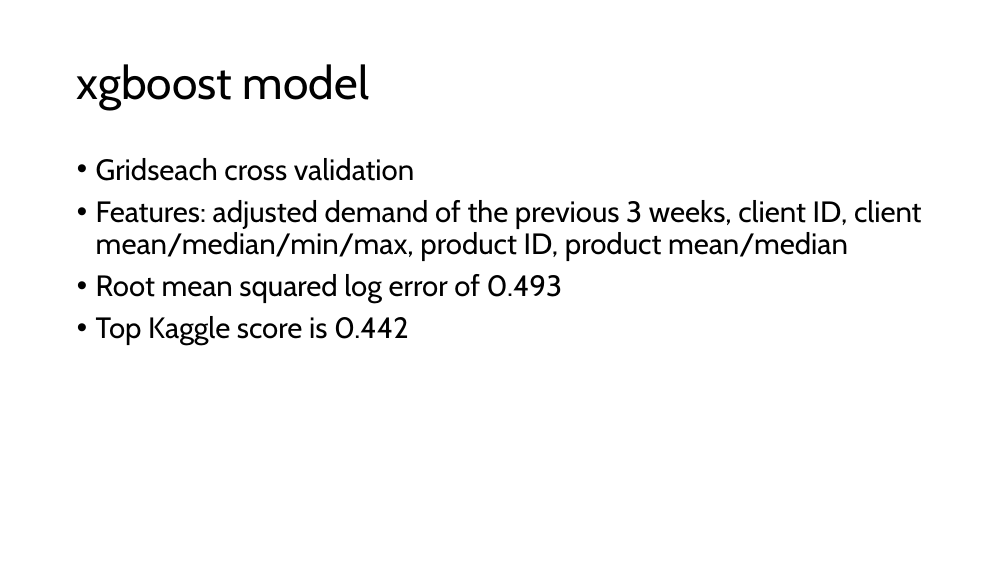
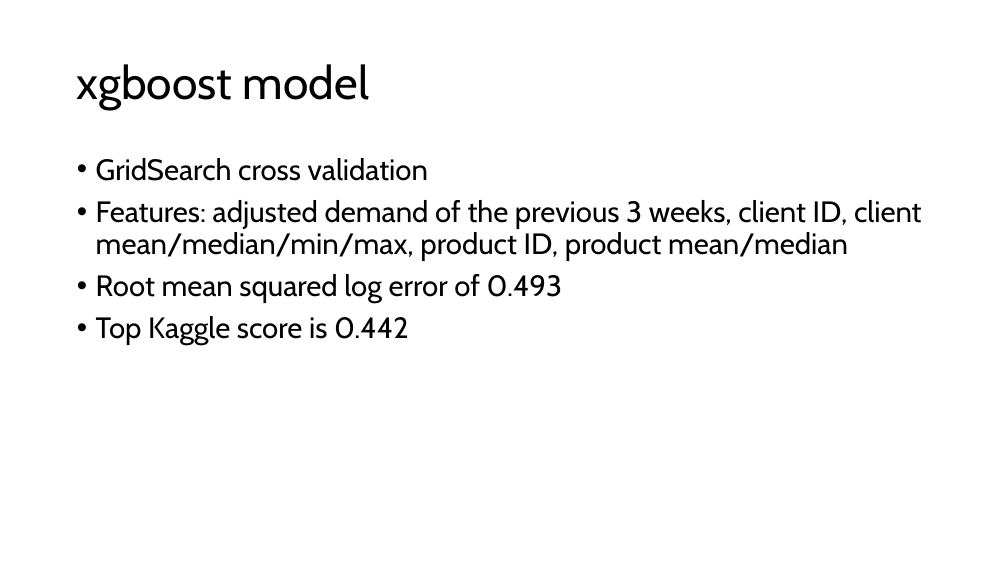
Before and after one commit to ElliotBlackstone/EWinter25_Product_Inventory, a slide deck: slide 10 of Predicting product demand.pptx (slide 9 before the commit). Drawn at 1008x567 pixels with LibreOffice and Linux fonts; fonts in the diff are those of the drawing. Boxes give left, top, right and bottom in pixels: in the first picture for what was removed or moved away, otherwise in the second. Text is boxed around its words. In the diff, an @@ line names an element or a change of style, - is before the commit and + after.

```diff
--- a/Predicting product demand.pptx
+++ b/Predicting product demand.pptx
@@ text at (96, 158, 428, 181): text changed @@
-• Gridseach cross validation
+• GridSearch cross validation
```
Also in this commit, not shown: 1 other slide changed, 1 slide added.
